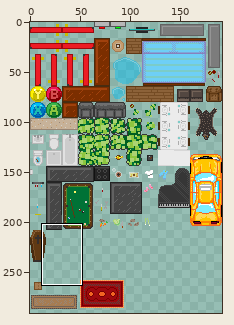
One commit to this sprite sheet: Assets/Levels/Sprites/Test.png. The picture above shows the old version from afar; the outline marks the close-up.
Close-up. Earlier state:
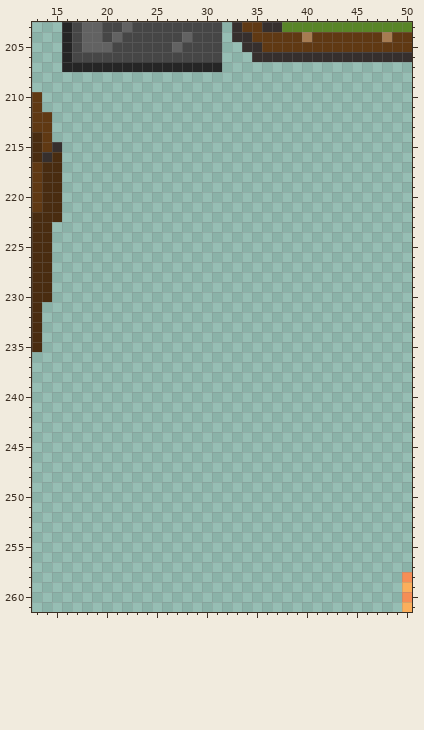
The file is 192x320 pixels. Colours within 5 levels of each other are drawn and written as one. Shown: x 13..50, y 203..261. The wide view leaves out empty margins.
The same view after the edit:
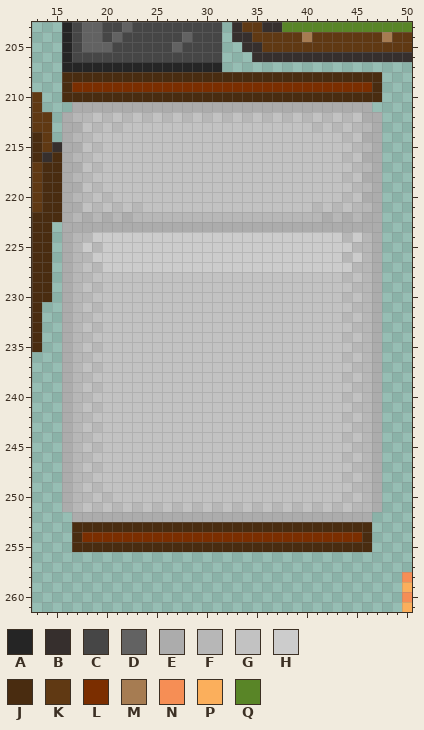
Palette (. is transparent): A #252525  B #362f2d  C #464646  D #626262  E #acacac  F #b7b7b7  G #c2c2c2  H #cccccc  J #492c10  K #603913  L #7b2e00  M #a67c52  N #f68e55  P #fbaf5c  Q #598527
Difference:
Changed rows in their new state; - is an unchanged pixel.
first column x 16:
208 JJJJJJJJJJJJJJJJJJJJJJJJJJJJJJJJ
209 JLLLLLLLLLLLLLLLLLLLLLLLLLLLLLLJ
210 JJJJJJJJJJJJJJJJJJJJJJJJJJJJJJJJ
211 -EEEEEEEEEEEEEEEEEEEEEEEEEEEEEE-
212 EFFGFGFGFGFGFGFGFGFGFGFGFGFGFGEE
213 EEGFGFGGGGGGGGGGGGGGGGGGGFGFGFFE
214 EFFGGGGGGGGGGGGGGGGGGGGGGGGGFGEE
215 EEGFGGGGGGGGGGGGGGGGGGGGGGGGGFFE
216 EFFGGGGGGGGGGGGGGGGGGGGGGGGGFGEE
217 EEGFGGGGGGGGGGGGGGGGGGGGGGGGGFFE
218 EFFGGGGGGGGGGGGGGGGGGGGGGGGGFGEE
219 EEGFGGGGGGGGGGGGGGGGGGGGGGGGGFFE
220 EFFGFGGGGGGGGGGGGGGGGGGGGGGGFGEE
221 EEGFGFGFGGGGGGGGGGGGGGGGGFGFGFFE
222 EFEFEFEFFFFFFFFFFFFFFFFFFFEFEFEE
223 EEEEEEEEEEEEEEEEEEEEEEEEEEEEEEEE
224 EFFHHHHHHHHHHHHHHHHHHHHHHHHHFHFE
225 EFHFHHHHHHHHHHHHHHHHHHHHHHHHHFFE
226 EFFHHHHHHHHHHHHHHHHHHHHHHHHHFHFE
227 EFGFHHHHHHHHHHHHHHHHHHHHHHHHHFFE
228 EFFGGGGGGGGGGGGGGGGGGGGGGGGGFGFE
229 EFGFGGGGGGGGGGGGGGGGGGGGGGGGGFFE
230 EFFGGGGGGGGGGGGGGGGGGGGGGGGGFGFE
231 EFGFGGGGGGGGGGGGGGGGGGGGGGGGGFFE
232 EFFGGGGGGGGGGGGGGGGGGGGGGGGGFGFE
233 EFGFGGGGGGGGGGGGGGGGGGGGGGGGGFFE
234 EFFGGGGGGGGGGGGGGGGGGGGGGGGGFGFE
235 EFGFGGGGGGGGGGGGGGGGGGGGGGGGGFFE
236 EFFGGGGGGGGGGGGGGGGGGGGGGGGGFGFE
237 EFGFGGGGGGGGGGGGGGGGGGGGGGGGGFFE
238 EFFGGGGGGGGGGGGGGGGGGGGGGGGGFGFE
239 EFGFGGGGGGGGGGGGGGGGGGGGGGGGGFFE
240 EFFGGGGGGGGGGGGGGGGGGGGGGGGGFGFE
241 EFGFGGGGGGGGGGGGGGGGGGGGGGGGGFFE
242 EFFGGGGGGGGGGGGGGGGGGGGGGGGGFGFE
243 EFGFGGGGGGGGGGGGGGGGGGGGGGGGGFFE
244 EFFGGGGGGGGGGGGGGGGGGGGGGGGGFGFE
245 EFGFGGGGGGGGGGGGGGGGGGGGGGGGGFFE
246 EFFGGGGGGGGGGGGGGGGGGGGGGGGGFGFE
247 EFGFGGGGGGGGGGGGGGGGGGGGGGGGGFFE
248 EFFGGGGGGGGGGGGGGGGGGGGGGGGGFGFE
249 EFGFGGGGGGGGGGGGGGGGGGGGGGGGGFFE
250 EFFGFGGGGGGGGGGGGGGGGGGGGGGGFGFE
251 EFGFGFGFGFGFGFGFGFGFGFGFGFGFGFFE
252 -EEEEEEEEEEEEEEEEEEEEEEEEEEEEEE-
253 -JJJJJJJJJJJJJJJJJJJJJJJJJJJJJJ-
254 -JLLLLLLLLLLLLLLLLLLLLLLLLLLLLJ-
255 -JJJJJJJJJJJJJJJJJJJJJJJJJJJJJJ-
